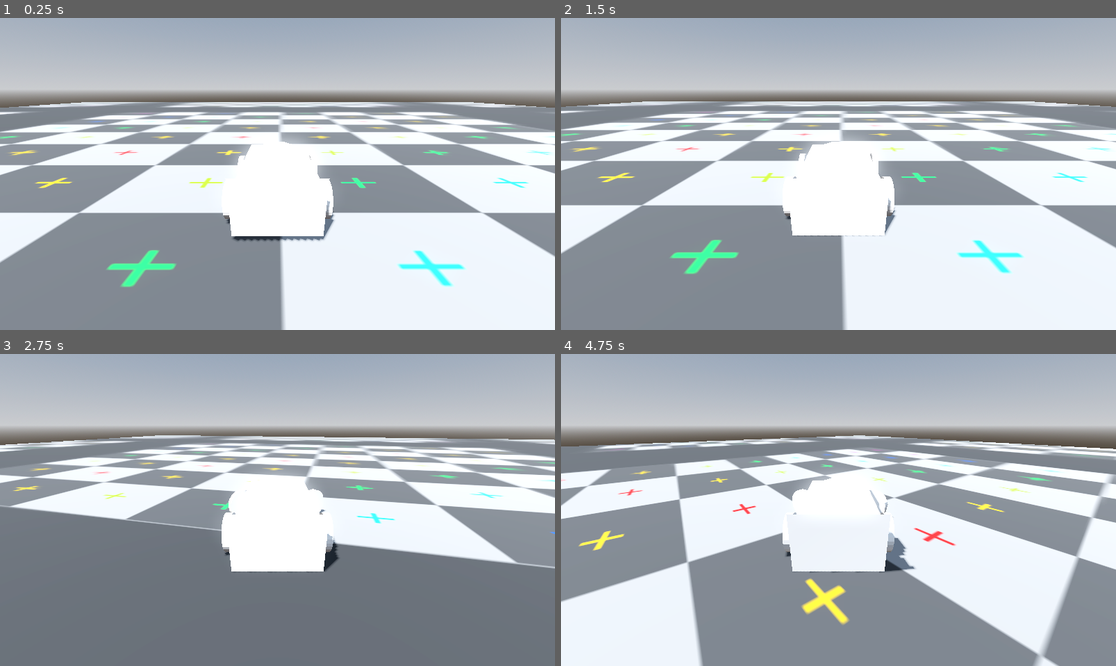
Above: before the commit, frames 1-4 (two rows, left to right).
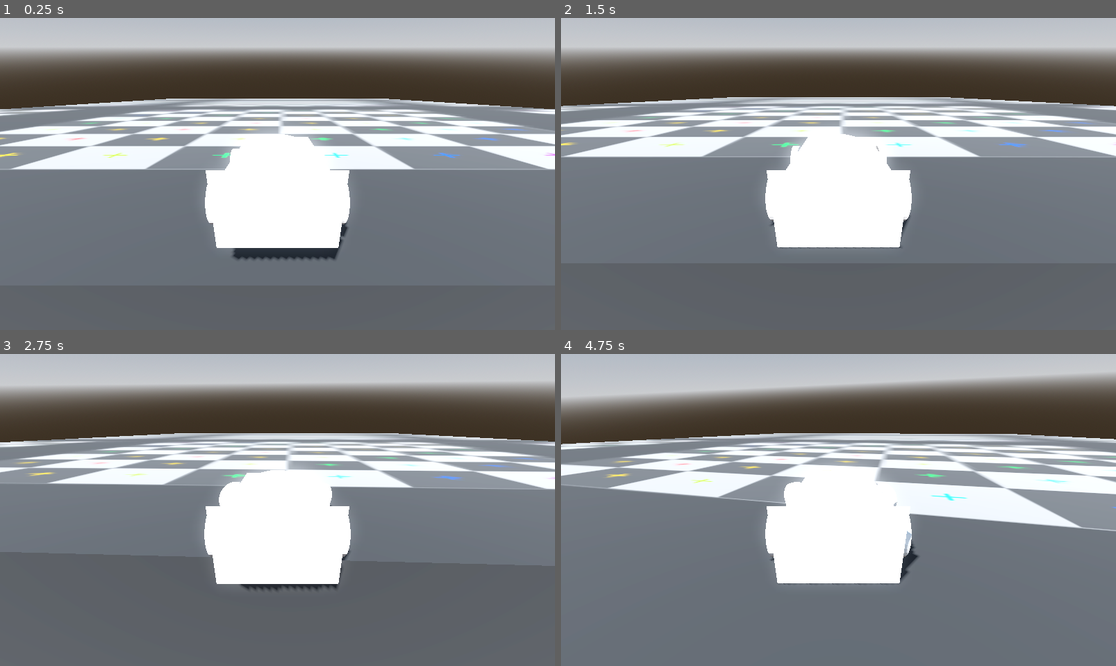
Above: after the commit, the same moments.

Repository: MartinGebske/GWJ_Jan26
Game: Godot game, scene res://environment/debug/test_track.tscn
The game is run twice, just before and just after one commit, with the same random seed, the same clock (stepped at 60 frames per second) and the same inputs.
Inputs:
- Up to frame 1 (0.25 s): no input
- Up to frame 2 (1.5 s): hold D (right) 0.53-1.28 s; tap Enter at 1.25 s; hold S (backward) from 1.28 s (still down)
- Up to frame 3 (2.75 s): release S (backward) at 2.03 s; hold D (right) from 2.03 s (still down)
- Up to frame 4 (4.75 s): tap Space (brake, bound only after the commit) at 2.75 s; release D (right) at 2.78 s; hold W (forward) 2.78-3.53 s; hold A (left) from 3.53 s (still down)

The runs differ from the first frame. In frame 1, 78% of the frame differs, in the area x 0-100%, y 0-100%; in frame 2, 82%; in frame 3, 47%; in frame 4, 83%.

Commit message:
slight car performance changes

Diff:
--- a/repurpose-cars/car/car_base.gd
+++ b/repurpose-cars/car/car_base.gd
@@ -4,10 +4,31 @@
 @export var max_steering_angle := 0.9
 @export var steering_speed := 10
 @export var engine_power := 300
+@export var brake_power := 1000
+@export var max_speed := 20.0
 
 func _physics_process(delta: float) -> void:
-	steering = move_toward(steering, Input.get_axis("right", "left") * max_steering_angle, delta * steering_speed)
-	engine_force = Input.get_axis("backward","forward") * engine_power
+	steering = move_toward(
+		steering,
+		Input.get_axis("right", "left") * max_steering_angle,
+		delta * steering_speed
+	)
+
+	var throttle_input = Input.get_axis("backward", "forward")
+	var is_braking = Input.is_action_pressed("brake")
+
+	if is_braking:
+		brake = brake_power
+		engine_force = 0
+	else:
+		brake = 0
+		engine_force = throttle_input * engine_power
+
+
+	var current_speed = linear_velocity.length()
+	if current_speed > max_speed:
+		linear_velocity = linear_velocity.normalized() * max_speed
+
 
 # MORE REALISTIC?
 #@export var max_rpm = 450
--- a/repurpose-cars/car/car_base.tscn
+++ b/repurpose-cars/car/car_base.tscn
@@ -73,10 +73,15 @@
 [sub_resource type="BoxShape3D" id="BoxShape3D_1q3e4"]
 size = Vector3(2.00885, 1, 4.482666)
 
+[sub_resource type="SeparationRayShape3D" id="SeparationRayShape3D_1q3e4"]
+
 [node name="CarBase" type="VehicleBody3D"]
 mass = 10.0
 center_of_mass_mode = 1
 script = ExtResource("1_1q3e4")
+engine_power = 1000
+brake_power = 1
+max_speed = 100.0
 
 [node name="Chassis" type="MeshInstance3D" parent="."]
 transform = Transform3D(-4.371139e-08, 0, -1, 0, 1, 0, 1, 0, -4.371139e-08, 0, 0, 0)
@@ -85,7 +90,6 @@
 
 [node name="wheel_FR" type="VehicleWheel3D" parent="."]
 transform = Transform3D(1, 0, 0, 0, 1, 0, 0, 0, 1, -1.2, 0, 1)
-engine_force = 100.0
 use_as_steering = true
 
 [node name="Wheel2" type="MeshInstance3D" parent="wheel_FR"]
@@ -95,7 +99,6 @@
 
 [node name="wheel_FL" type="VehicleWheel3D" parent="."]
 transform = Transform3D(1, 0, 0, 0, 1, 0, 0, 0, 1, 1.2, 0, 1)
-engine_force = 100.0
 use_as_steering = true
 
 [node name="Wheel3" type="MeshInstance3D" parent="wheel_FL"]
@@ -105,7 +108,6 @@
 
 [node name="wheel_RR" type="VehicleWheel3D" parent="."]
 transform = Transform3D(1, 0, 0, 0, 1, 0, 0, 0, 1, -1.2, 0, -1)
-engine_force = 100.0
 use_as_traction = true
 
 [node name="Wheel4" type="MeshInstance3D" parent="wheel_RR"]
@@ -115,7 +117,6 @@
 
 [node name="wheel_RL" type="VehicleWheel3D" parent="."]
 transform = Transform3D(1, 0, 0, 0, 1, 0, 0, 0, 1, 1.2, 0, -1)
-engine_force = 100.0
 use_as_traction = true
 
 [node name="Wheel5" type="MeshInstance3D" parent="wheel_RL"]
@@ -127,5 +128,9 @@
 transform = Transform3D(1, 0, 0, 0, 1, 0, 0, 0, 1, -0.011138916, 0, 0.26696777)
 shape = SubResource("BoxShape3D_1q3e4")
 
-[node name="Camera3D" type="Camera3D" parent="."]
-transform = Transform3D(-1, 0, 8.742278e-08, 3.3632787e-08, 0.92303574, 0.38471425, -8.069435e-08, 0.38471425, -0.92303574, 0, 2.4447079, -5.5638742)
+[node name="SpringArm3D" type="SpringArm3D" parent="."]
+transform = Transform3D(-1, 3.2749146e-08, -8.105699e-08, 0, 0.92718387, 0.37460658, 8.742278e-08, 0.37460658, -0.92718387, 0, 0, 0)
+shape = SubResource("SeparationRayShape3D_1q3e4")
+spring_length = 5.0
+
+[node name="Camera3D" type="Camera3D" parent="SpringArm3D"]
--- a/repurpose-cars/environment/debug/test_track.tscn
+++ b/repurpose-cars/environment/debug/test_track.tscn
@@ -17,6 +17,7 @@
 glow_enabled = true
 
 [sub_resource type="PhysicsMaterial" id="PhysicsMaterial_4ym64"]
+friction = 0.7
 
 [sub_resource type="BoxShape3D" id="BoxShape3D_rbqoj"]
 
@@ -36,7 +37,7 @@
 environment = SubResource("Environment_rbqoj")
 
 [node name="floor" type="StaticBody3D" parent="."]
-transform = Transform3D(100, 0, 0, 0, 100, 0, 0, 0, 100, 0, -50, 0)
+transform = Transform3D(100, 0, 0, 0, 98.47319, -17.40779, 0, 17.40779, 98.47319, 0, -52.566284, 11.420929)
 disable_mode = 1
 physics_material_override = SubResource("PhysicsMaterial_4ym64")
 
@@ -44,12 +45,11 @@
 shape = SubResource("BoxShape3D_rbqoj")
 
 [node name="MeshInstance3D" type="MeshInstance3D" parent="floor"]
+transform = Transform3D(1.0000001, 0, 0, 0, 1.0000001, 0, 0, 0, 1, 0, 0, 0)
 mesh = SubResource("BoxMesh_4ym64")
 surface_material_override/0 = SubResource("StandardMaterial3D_ch1wq")
 
 [node name="CarBase" parent="." instance=ExtResource("1_4ym64")]
-transform = Transform3D(1, 0, 0, 0, 1, 0, 0, 0, 1, 0, 0.9329386, 0)
+transform = Transform3D(1, 0, 0, 0, 0.9848077, -0.17364818, 0, 0.17364818, 0.9848077, 0, 6.281915, -26.699718)
 mass = 40.0
-engine_power = 1000
-
-[editable path="CarBase"]
+engine_power = 200
--- a/repurpose-cars/project.godot
+++ b/repurpose-cars/project.godot
@@ -37,3 +37,8 @@
 "events": [Object(InputEventKey,"resource_local_to_scene":false,"resource_name":"","device":-1,"window_id":0,"alt_press …(192 unchanged characters)…
 ]
 }
+brake={
+"deadzone": 0.2,
+"events": [Object(InputEventKey,"resource_local_to_scene":false,"resource_name":"","device":-1,"window_id":0,"alt_pressed":false,"shift_pressed":false,"ctrl_pressed":false,"meta_pressed":false,"pressed":false,"keycode":0,"physical_keycode":32,"key_label":0,"unicode":32,"location":0,"echo":false,"script":null)
+]
+}
Not shown: 1 places in repurpose-cars/car/car_base.tscn that only renumber resources
